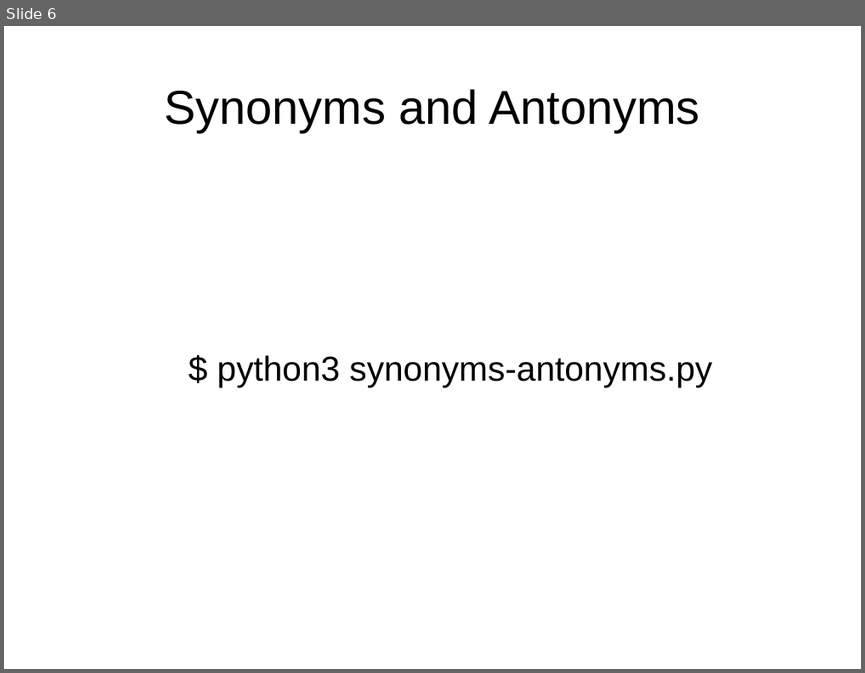
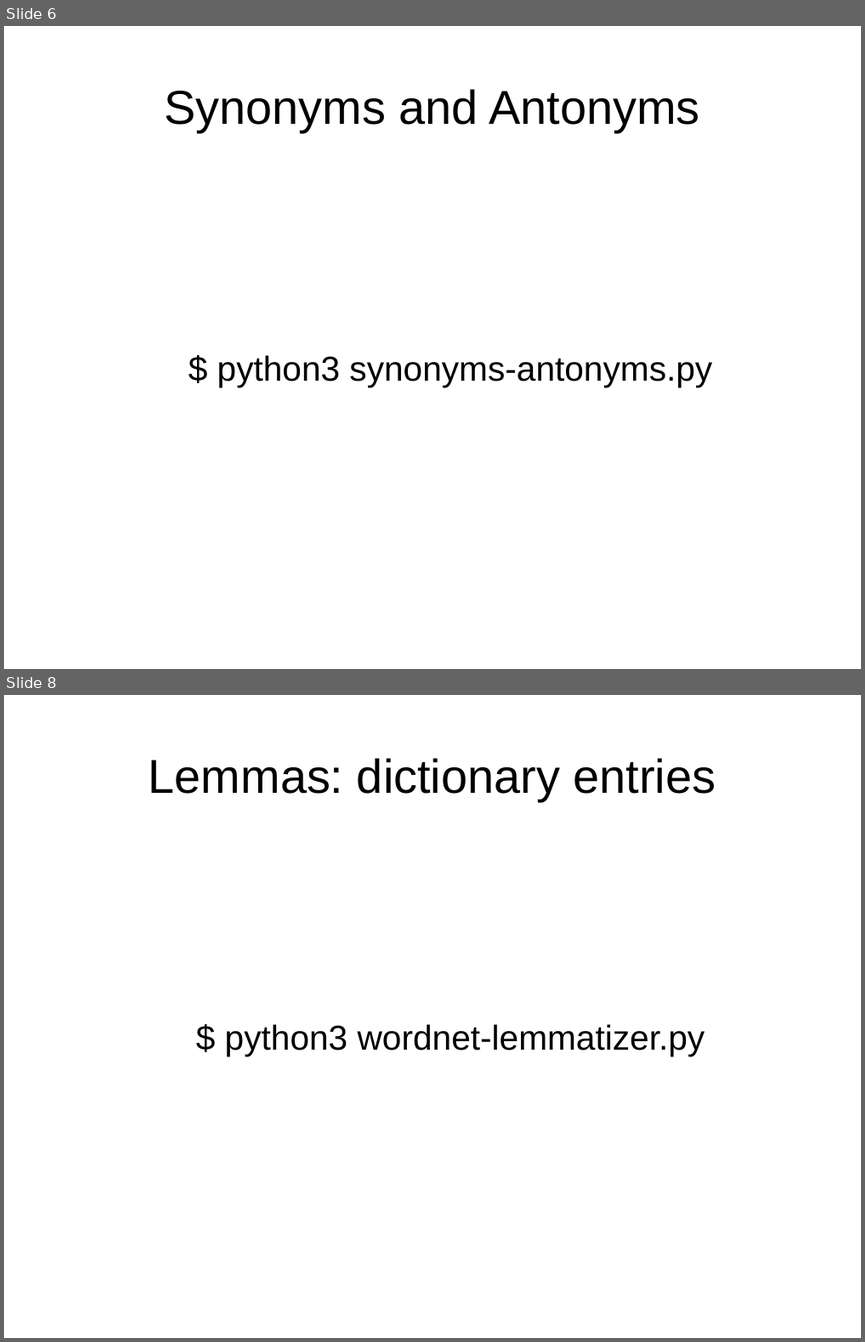
Before and after one commit to davidam/python-examples, a slide deck: nlp/nltk/nltk.odp. Shown one above the other, each under a label of ours: slide 6 before the commit, slides 6 and 8 after it; the slides between them are not shown. The pictures are 865x673 and 865x1342 pixels, drawn with LibreOffice and Linux fonts; fonts in the diff are those of the drawing. Boxes give left, top, right and bottom in pixels: in the first picture for what was removed or moved away, otherwise in the second. Text is boxed around its words. In the diff, an @@ line names an element or a change of style, - is before the commit and + after.

```diff
--- a/nlp/nltk/nltk.odp
+++ b/nlp/nltk/nltk.odp
@@ slide 8 added at [4, 695, 861, 1338], background #FFFFFF @@
@@ title added at [148, 758, 715, 801], 44 pt, text #000000 @@
+Lemmas: dictionary entries
@@ text added at [225, 1024, 705, 1056], 32 pt, text #000000 @@
+$ python3 wordnet-lemmatizer.py
```
Also in this commit, not shown: 2 slides changed, 2 other slides added, 1 slide removed.
